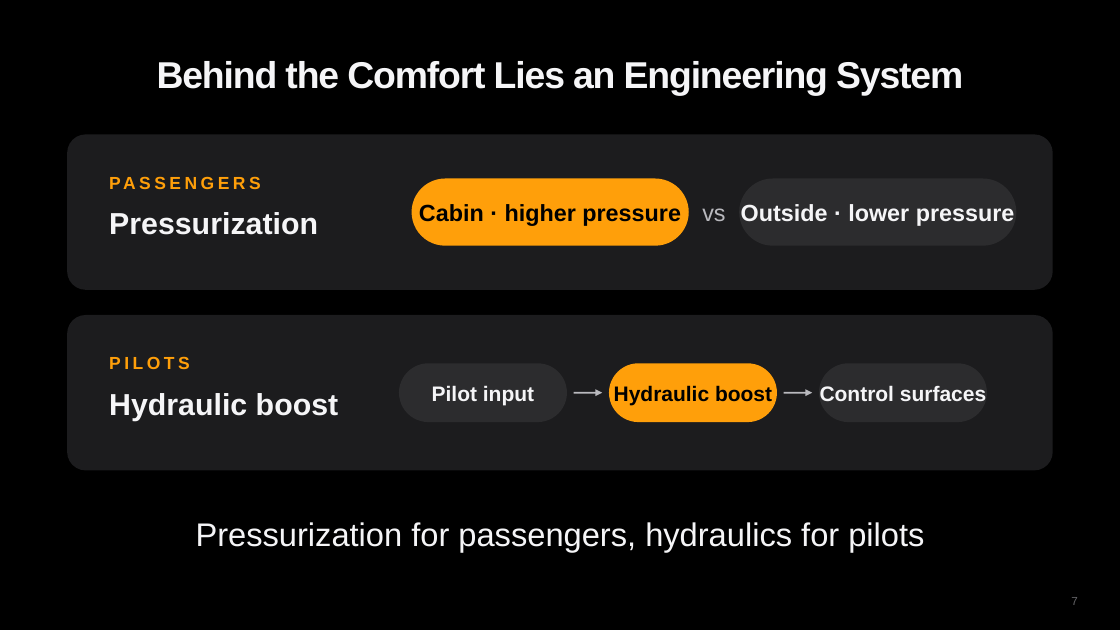
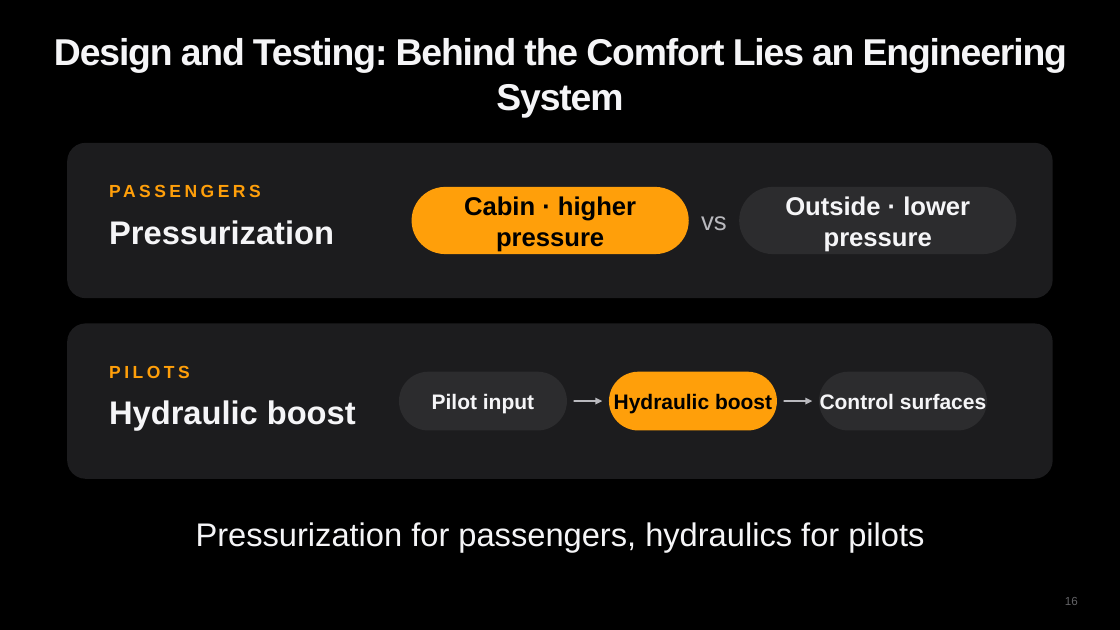
Before and after one commit to diuneilomochaufahai/claude, a slide deck: slide 16 of Constellation_Visual_Pitch_EN.pptx (slide 7 before the commit). Drawn at 1120x630 pixels with LibreOffice and Linux fonts; fonts in the diff are those of the drawing. Boxes give left, top, right and bottom in pixels: in the first picture for what was removed or moved away, otherwise in the second. Text is boxed around its words. In the diff, an @@ line names an element or a change of style, - is before the commit and + after.

```diff
--- a/Constellation_Visual_Pitch_EN.pptx
+++ b/Constellation_Visual_Pitch_EN.pptx
@@ title at <box>54,38,1067,118</box>: text changed @@
-Behind the Comfort Lies an Engineering System
+Design and Testing: Behind the Comfort Lies an Engineering System
@@ text "Pressurization" at <box>109,220,334,245</box>: size 26 to 28 pt @@
@@ size 20 to 22 pt in 3 elements at <box>464,196,636,252</box>, <box>785,196,970,252</box>, <box>701,216,727,230</box> @@
@@ text "Hydraulic boost" at <box>109,400,356,430</box>: size 26 to 28 pt @@
@@ 3 texts, 3 rounded rectangles: place and size @@
-3 texts, 3 rounded rectangles at <box>399,364,987,423</box>
+3 texts, 3 rounded rectangles at <box>399,371,987,430</box>
@@ 7 texts, 4 rounded rectangles, 2 arrows: place and size @@
-7 texts, 4 rounded rectangles, 2 arrows at <box>67,134,1053,471</box>
+7 texts, 4 rounded rectangles, 2 arrows at <box>67,143,1053,479</box>
@@ page number at <box>1065,597,1078,605</box>: text changed @@
-7
+16
```
Also in this commit, not shown: 16 other slides changed, 8 slides added, 2 other files.
